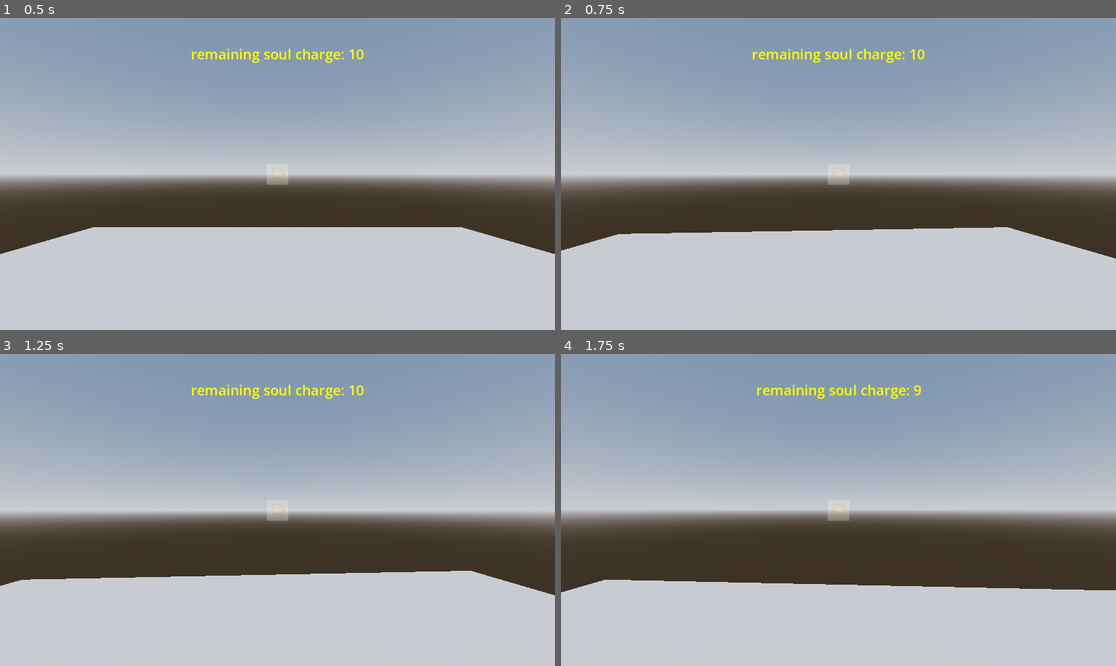
Above: before the commit, frames 1-4 (two rows, left to right).
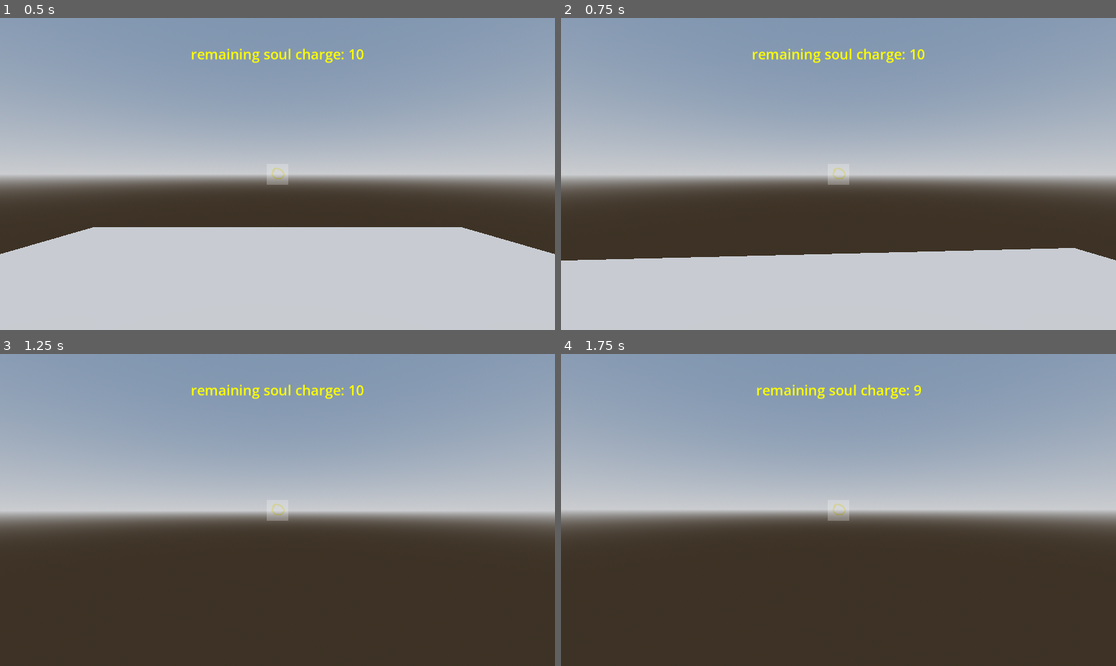
Above: after the commit, the same moments.

Repository: MarGamaDev/wolfenlike
Game: Godot game, scene res://Player/player test/player_test.tscn
Two runs of this game, one before a commit and one after it. Both use one fixed random seed, a clock stepped at 60 frames per second and the inputs below.
Inputs (mouse positions are in pixels of both pictures, inside the frame that each line leads up to):
- Up to frame 1 (0.5 s): no input
- Up to frame 2 (0.75 s): tap Enter at 0.5 s; move the mouse to (866, 174) at 0.52 s; hold W (player_forward) from 0.53 s (still down); right-click (866, 174) at 0.6 s
- Up to frame 3 (1.25 s): keep holding W (player_forward)
- Up to frame 4 (1.75 s): keep holding W (player_forward); move the mouse to (810, 510) at 1.27 s; click (810, 510) at 1.35 s; right-click (810, 510) at 1.55 s

Frame 1 is identical in both runs. In frame 2, 6.4% of the frame differs, in the area x 0-100%, y 67-78%; in frame 3, 29%, in the area x 0-100%, y 69-100%; in frame 4, 26%.

Commit message:
implemented movement ability timer for rook

Diff:
--- a/Player/Forms/rook_form.gd
+++ b/Player/Forms/rook_form.gd
@@ -8,9 +8,14 @@
 
 var dash_active : bool = false
 var dash_direction : Vector3
+@export var dash_cooldown : float = 1
+@onready var dash_timer : Timer = $ChargeTimer
 
 @onready var charge_hitbox : Area3D = $ChargeArea
 @onready var charge_explosion : Area3D = $ChargeBlast
+
+func _ready() -> void:
+	dash_timer.wait_time = dash_cooldown
 
 func initialize(set_player : Player) -> void:
 	super(set_player)
@@ -36,15 +41,17 @@
 
 func handle_movement_ability() -> void:
 	super()
-	dash_direction = direction
-	dash_active = true
-	charge_hitbox.look_at(global_transform.origin + dash_direction, Vector3.UP)
-	if charge_hitbox.has_overlapping_bodies():
-		for body : Node3D in charge_hitbox.get_overlapping_bodies():
-			if body.is_in_group("enemy") || body.is_in_group("world"):
-				create_dash_explosion()
-				dash_active = false
-				end_move_ability()
+	if dash_timer.is_stopped():
+		dash_direction = direction
+		dash_active = true
+		charge_hitbox.look_at(global_transform.origin + dash_direction, Vector3.UP)
+		dash_timer.start()
+		if charge_hitbox.has_overlapping_bodies():
+			for body : Node3D in charge_hitbox.get_overlapping_bodies():
+				if body.is_in_group("enemy") || body.is_in_group("world"):
+					create_dash_explosion()
+					dash_active = false
+					end_move_ability()
 
 
 func end_move_ability() -> void:
--- a/Player/Forms/rook_form.tscn
+++ b/Player/Forms/rook_form.tscn
@@ -30,4 +30,7 @@
 shape = SubResource("BoxShape3D_eovoq")
 debug_color = Color(0.6117647, 0.5372549, 0, 1)
 
+[node name="ChargeTimer" type="Timer" parent="." unique_id=938615750]
+one_shot = true
+
 [connection signal="body_entered" from="ChargeArea" to="." method="_on_charge_area_body_entered"]
--- a/Player/player test/player_test.tscn
+++ b/Player/player test/player_test.tscn
@@ -31,7 +31,7 @@
 
 [node name="Player" parent="." unique_id=590664996 node_paths=PackedStringArray("test_soul_label") instance=ExtResource("1_r0ush")]
 transform = Transform3D(1, 0, 0, 0, 1, 0, 0, 0, 1, 0, 1.8187981, 0)
-test_form = 4
+test_form = 2
 test_soul_label = NodePath("../temp ui/SoulTestLabel")
 
 [node name="CSGBox3D" type="CSGBox3D" parent="." unique_id=678165903 groups=["world"]]
